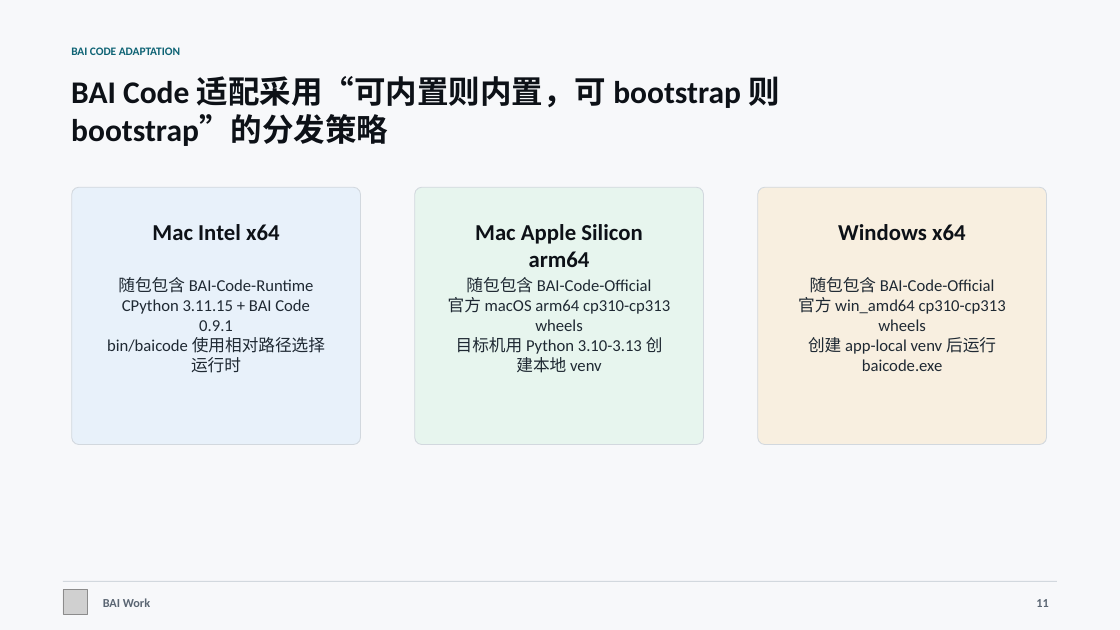
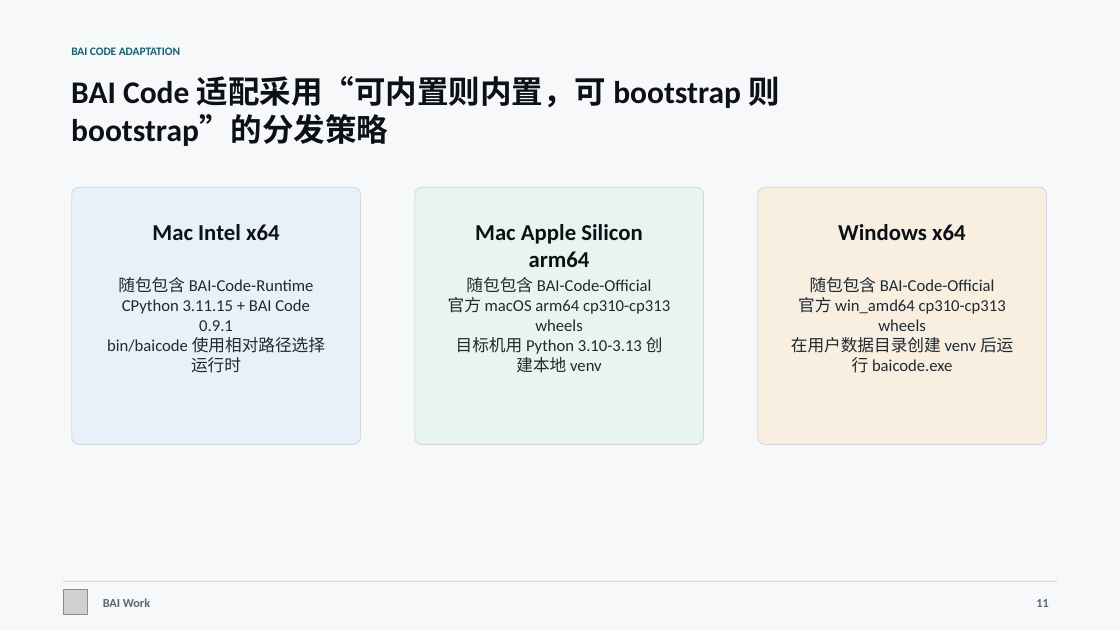
Before and after one commit to 2830500285/BAI-Work, a slide deck: slide 11 of docs/presentation/BAI-Work-Project-Deck.pptx. Drawn at 1120x630 pixels with LibreOffice and Linux fonts; fonts in the diff are those of the drawing; grey boxes stand for pictures. Boxes give left, top, right and bottom in pixels: in the first picture for what was removed or moved away, otherwise in the second. Text is boxed around its words. In the diff, an @@ line names an element or a change of style, - is before the commit and + after.

```diff
--- a/docs/presentation/BAI-Work-Project-Deck.pptx
+++ b/docs/presentation/BAI-Work-Project-Deck.pptx
@@ text at (791,337,1013,373): text changed @@
-创建 app-local venv 后运行 baicode.exe
+在用户数据目录创建 venv 后运行 baicode.exe
```
Also in this commit, not shown: 5 other slides changed, 9 other files.
